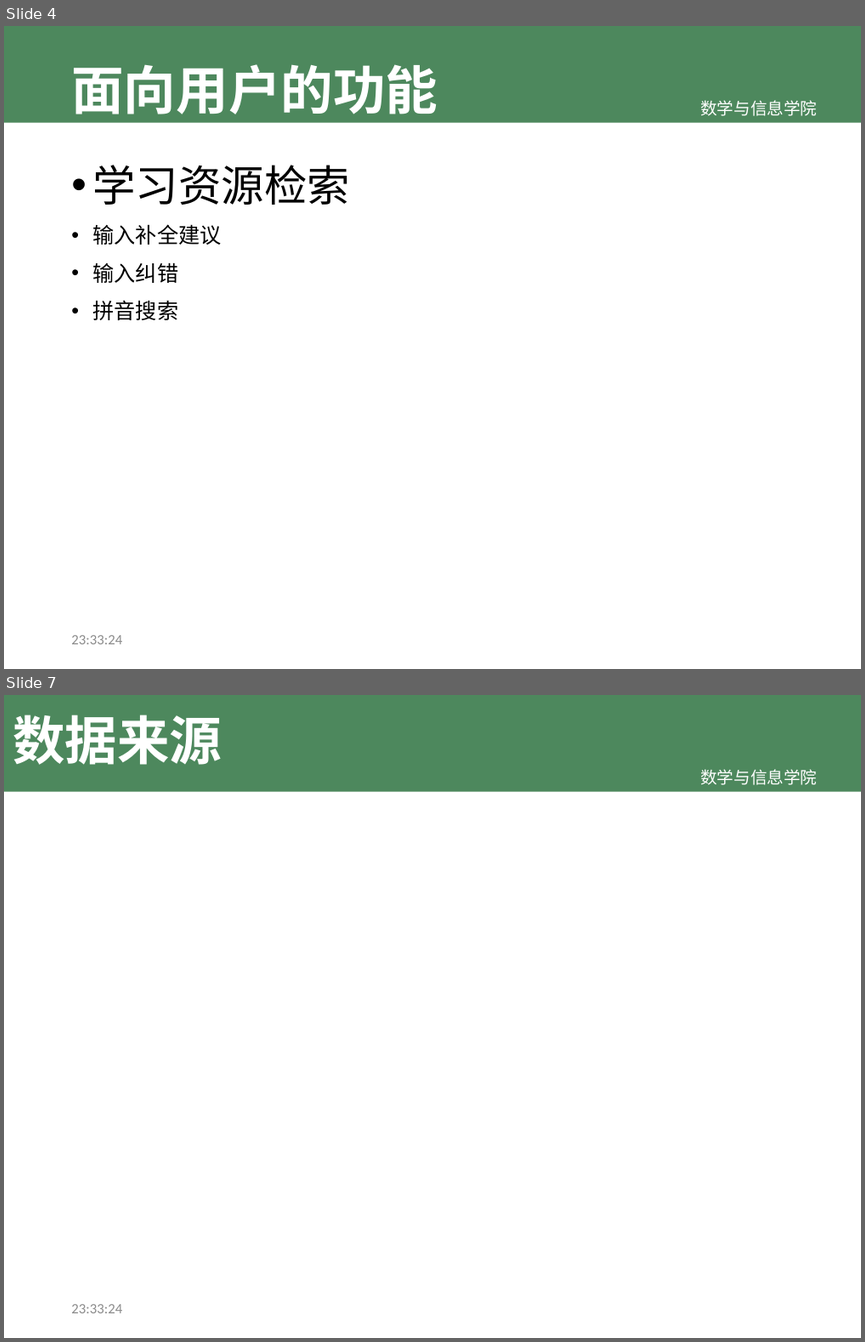
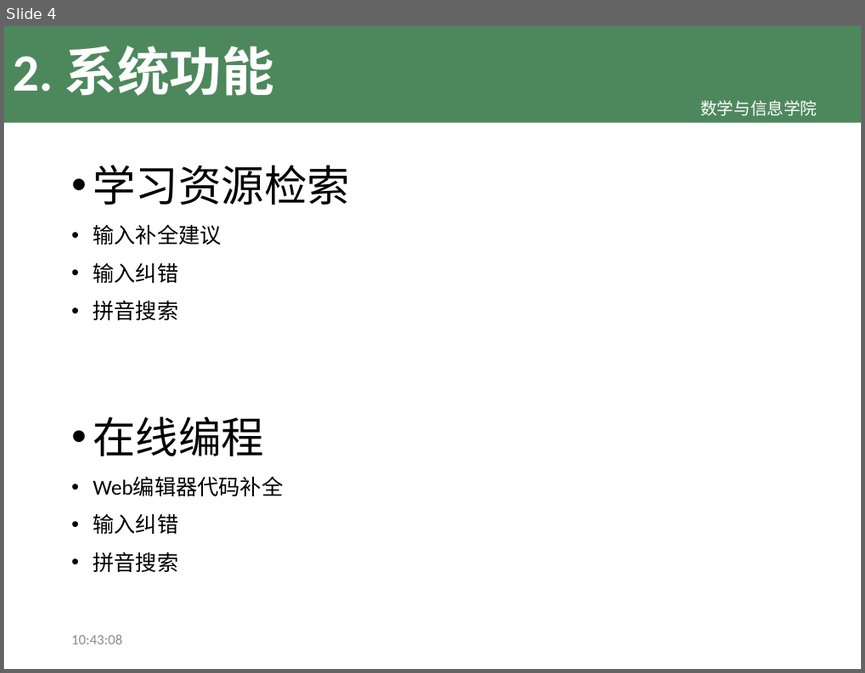
Before and after one commit to TeslaCN/graduation, a slide deck: 基于Scrapy框架的计算机专业学习资源网站_吴伟杰.pptx. Shown one above the other, each under a label of ours: slides 4 and 7 before the commit, slide 4 after it; the slides between them are not shown. The pictures are 865x1342 and 865x673 pixels, drawn with LibreOffice and Linux fonts; fonts in the diff are those of the drawing; background and template pictures are left out. Boxes give left, top, right and bottom in pixels: in the first picture for what was removed or moved away, otherwise in the second. Text is boxed around its words. In the diff, an @@ line names an element or a change of style, - is before the commit and + after.

Commit message:
完善目录; 编写系统功能

```diff
--- a/基于Scrapy框架的计算机专业学习资源网站_吴伟杰.pptx
+++ b/基于Scrapy框架的计算机专业学习资源网站_吴伟杰.pptx
@@ slide 7 removed at <box>4,695,861,1338</box>, background #FFFFFF; not listed: 2 template elements that a slide beside it also shows @@
@@ title removed at <box>12,715,222,765</box> @@
-数据来源
@@ text removed at <box>71,1304,122,1313</box> @@
-23:33:24
@@ slide 4 changed as well @@
@@ title at <box>12,46,274,96</box>: text changed @@
-面向用户的功能
+2. 系统功能
@@ text at <box>93,416,284,572</box>: paragraphs added @@
+• 在线编程
+• Web编辑器代码补全
+• 输入纠错
+• 拼音搜索
@@ text at <box>71,634,122,644</box>: text changed @@
-23:33:24
+10:43:08
```
Also in this commit, not shown: 5 other slides changed, 3 slides added, 3 other slides removed.
